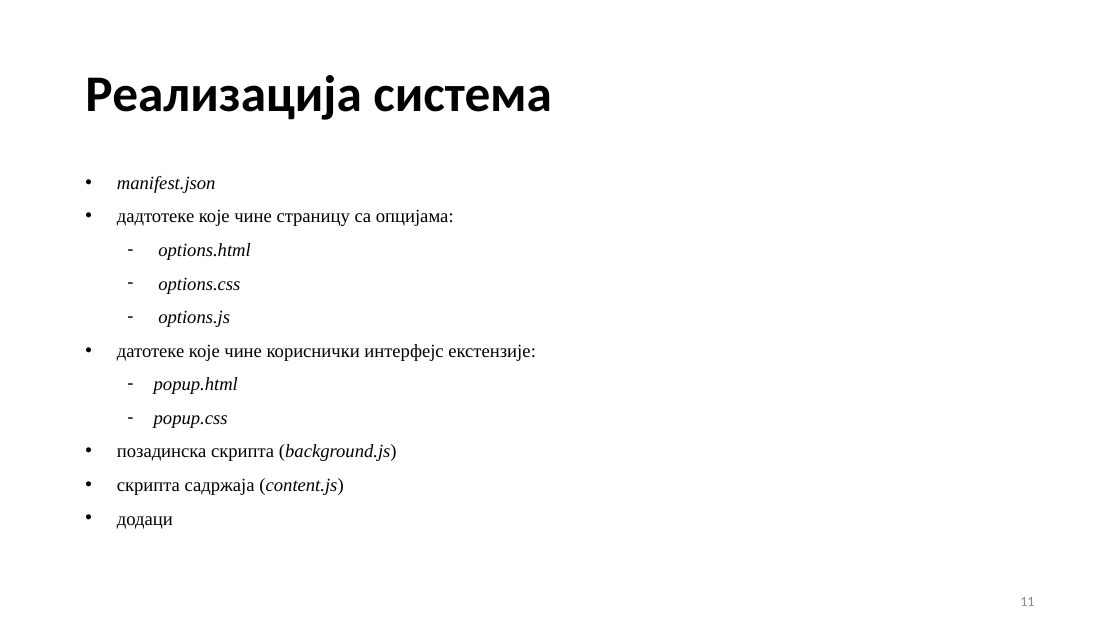
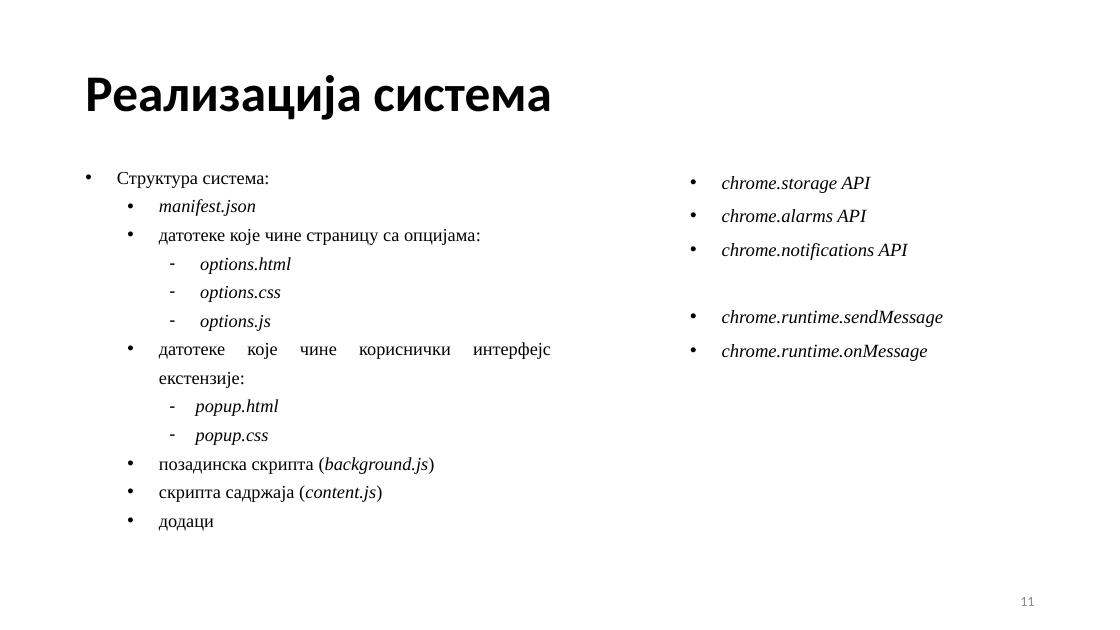
Before and after one commit to alebogi/remind_me_later_extension, a slide deck: slide 11 of Aleksandra Bogicevic 170390.pptx. Drawn at 1120x630 pixels with LibreOffice and Linux fonts; fonts in the diff are those of the drawing. Boxes give left, top, right and bottom in pixels: in the first picture for what was removed or moved away, otherwise in the second. Text is boxed around its words. In the diff, an @@ line names an element or a change of style, - is before the commit and + after.

Commit message:
ppt gotov + word typo

```diff
--- a/Aleksandra Bogicevic 170390.pptx
+++ b/Aleksandra Bogicevic 170390.pptx
@@ text at (x1=117, y1=172, x2=270, y2=188): paragraph added @@
+• Структура система:
@@ text added at (x1=722, y1=176, x2=943, y2=361), 16 pt, text #000000, italic @@
+• chrome.storage API
+• chrome.alarms API
+• chrome.notifications API
+• chrome.runtime.sendMessage
+• chrome.runtime.onMessage
@@ text at (x1=159, y1=199, x2=551, y2=531): size 16 to 15.7 pt in "manifest.json", "options.html", "options.css", "options.js" and 6 more places; list level 1 to 2 in "manifest.json"; line spacing 1.5 to 1.3; list level 2 to 3 in "options.html"; list level 2 to 3 in "options.css"; list level 2 to 3 in "options.js"; list level 1 to 2 in "датотеке које чине кориснички интерфејс ..."; list level 2 to 3 in "popup.html"; list level 2 to 3 in "popup.css"; list level 1 to 2 in "позадинска скрипта (background.js)"; list level 1 to 2 in "скрипта садржаја (content.js)"; list level 1 to 2 in "додаци" @@
@@ text at (x1=159, y1=229, x2=481, y2=245): text changed; size 16 to 15.7 pt @@
-• дадтотеке које чине страницу са опцијама:
+  • датотеке које чине страницу са опцијама:
```
Also in this commit, not shown: 3 other slides changed, 1 other file.
